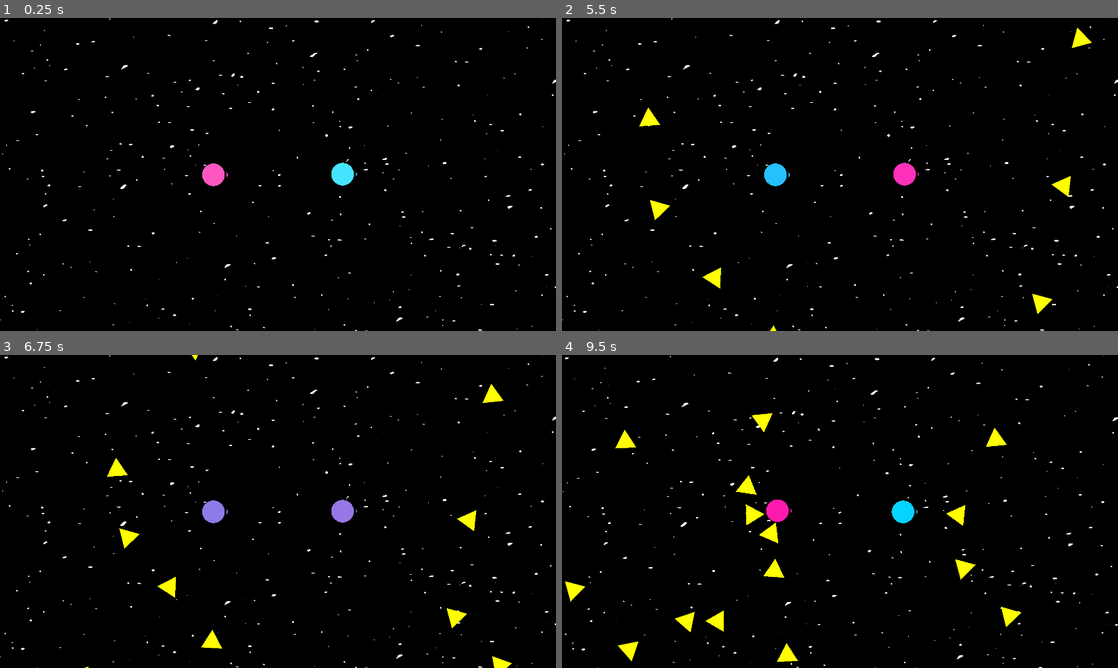
Above: before the commit, frames 1-4 (two rows, left to right).
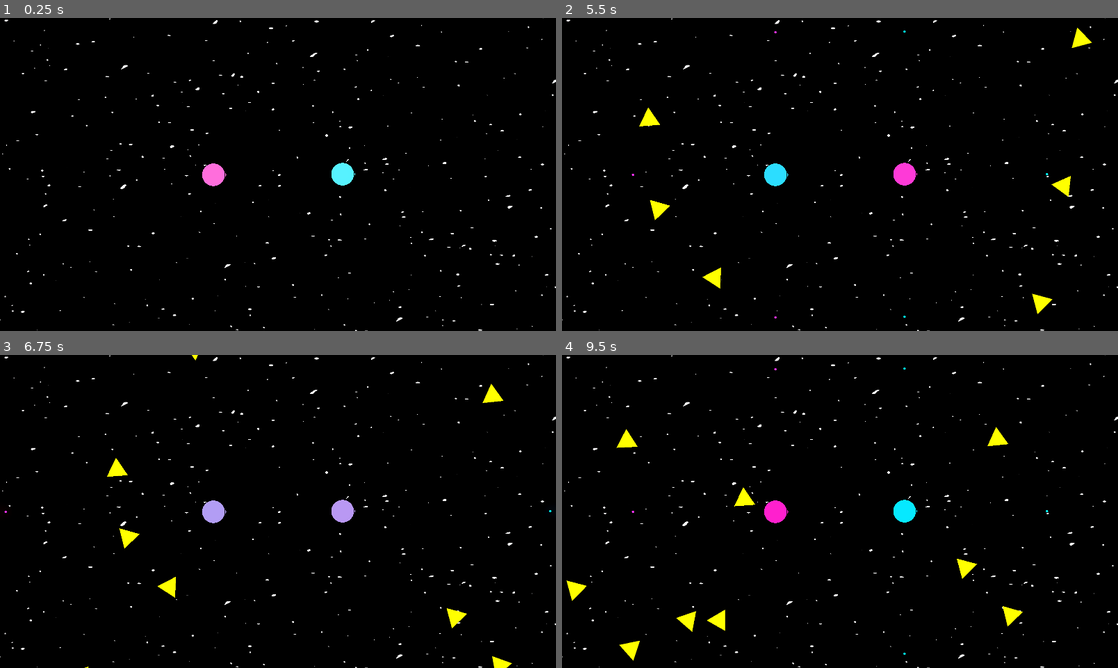
Above: after the commit, the same moments.

Repository: Kiryume/now-there-are-two
Game: Godot game, scene res://main.tscn
Two runs of this game, one before a commit and one after it. Both use one fixed random seed, a clock stepped at 60 frames per second and the inputs below.
Inputs:
- Up to frame 1 (0.25 s): no input
- Up to frame 2 (5.5 s): tap Space (swap_sides) every 0.75 s from 0.6 to 5.1 s
- Up to frame 3 (6.75 s): tap Space (swap_sides) at 5.85, 6.6 s
- Up to frame 4 (9.5 s): tap Space (swap_sides) at 7.35, 8.1, 8.85 s

The runs differ from the first frame. In frame 1, 0.2% of the frame differs, in the area x 36-65%, y 46-54%; in frame 2, 0.5%; in frame 3, 0.7%; in frame 4, 2.6%, in the area x 0-100%, y 0-100%.

Commit message:
more small update

Diff:
--- a/Camera.gd
+++ b/Camera.gd
@@ -1,4 +1,5 @@
 extends Camera2D
+class_name MainCamera
 
 @export var move_speed := 30
 
@@ -10,24 +11,17 @@
 		return Rect2()
 
 	var viewport_size := viewport.get_visible_rect().size
-	var camera_position := position
-	var camera_zoom := zoom
 
-	var world_width := viewport_size.x / camera_zoom.x
-	var world_height := viewport_size.y / camera_zoom.y
+	var world_width := viewport_size.x / zoom.x
+	var world_height := viewport_size.y / zoom.y
 
 	var half_size := Vector2(world_width, world_height) / 2.0
-	var top_left := camera_position - half_size
+	var top_left := position - half_size
 
 	return Rect2(top_left, Vector2(world_width, world_height))
 
 func _physics_process(delta):
-	var targets: Array[Player] = PlayerList.players
-	if not targets: return
-	var p := Vector2.ZERO
-	for target in targets:
-		p += target.position
-	p /= targets.size()
+	var p = PlayerList.get_center()
 	position = lerp(position, p, move_speed * delta)
 	var rect := get_camera_visible_rect()
 	bgoffset.material.set("shader_parameter/offset", Vector2(position.x / rect.size.x, position.y / rect.size.y))
--- /dev/null
+++ b/Enemies/Drop.tscn
@@ -0,0 +1,20 @@
+[gd_scene load_steps=3 format=3 uid="uid://cy87qqdjbr2gb"]
+
+[ext_resource type="Script" uid="uid://bol7ft76giu15" path="res://Enemies/drop.gd" id="1_go61h"]
+
+[sub_resource type="CircleShape2D" id="CircleShape2D_go61h"]
+
+[node name="Drop" type="Area2D"]
+script = ExtResource("1_go61h")
+
+[node name="CollisionShape2D" type="CollisionShape2D" parent="."]
+shape = SubResource("CircleShape2D_go61h")
+
+[node name="Rect" type="ColorRect" parent="."]
+custom_minimum_size = Vector2(5, 5)
+offset_left = -2.5
+offset_top = -2.5
+offset_right = 2.5
+offset_bottom = 2.5
+pivot_offset = Vector2(2.5, 2.5)
+color = Color(0.03529412, 1, 1, 1)
--- a/Enemies/Enemy.tscn
+++ b/Enemies/Enemy.tscn
@@ -1,24 +1,11 @@
-[gd_scene load_steps=5 format=3 uid="uid://w2su3uda5cm"]
+[gd_scene load_steps=2 format=3 uid="uid://w2su3uda5cm"]
 
 [ext_resource type="Script" uid="uid://tggc1rhveool" path="res://Enemies/enemy.gd" id="1_4isyn"]
-[ext_resource type="Shader" uid="uid://ch80vchss2qbs" path="res://Enemies/Enemy.gdshader" id="1_bkvnc"]
-
-[sub_resource type="CircleShape2D" id="CircleShape2D_bkvnc"]
-radius = 48.010414
-
-[sub_resource type="ShaderMaterial" id="ShaderMaterial_wdetw"]
-shader = ExtResource("1_bkvnc")
-shader_parameter/n = 3
 
 [node name="Enemy" type="CharacterBody2D"]
+collision_layer = 8
+collision_mask = 9
+motion_mode = 1
+platform_on_leave = 2
+platform_floor_layers = 4294967040
 script = ExtResource("1_4isyn")
-
-[node name="CollisionShape2D" type="CollisionShape2D" parent="."]
-shape = SubResource("CircleShape2D_bkvnc")
-
-[node name="ColorRect" type="ColorRect" parent="."]
-material = SubResource("ShaderMaterial_wdetw")
-offset_left = -44.0
-offset_top = -38.0
-offset_right = 45.0
-offset_bottom = 51.0
--- /dev/null
+++ b/Enemies/TriangleFollowEnemy.tscn
@@ -0,0 +1,25 @@
+[gd_scene load_steps=5 format=3 uid="uid://b3uxkitmmli6k"]
+
+[ext_resource type="Script" path="res://Enemies/triangle_follow_enemy.gd" id="1_2jdvk"]
+[ext_resource type="Shader" uid="uid://ch80vchss2qbs" path="res://Enemies/Triangle.gdshader" id="2_ipfib"]
+
+[sub_resource type="CircleShape2D" id="CircleShape2D_k0ubx"]
+radius = 48.010414
+
+[sub_resource type="ShaderMaterial" id="ShaderMaterial_4dhks"]
+shader = ExtResource("2_ipfib")
+shader_parameter/n = 3
+
+[node name="TriangleFollowEnemy" type="CharacterBody2D"]
+script = ExtResource("1_2jdvk")
+metadata/_custom_type_script = "uid://tggc1rhveool"
+
+[node name="CollisionShape2D" type="CollisionShape2D" parent="."]
+shape = SubResource("CircleShape2D_k0ubx")
+
+[node name="ColorRect" type="ColorRect" parent="."]
+material = SubResource("ShaderMaterial_4dhks")
+offset_left = -44.0
+offset_top = -38.0
+offset_right = 45.0
+offset_bottom = 51.0
--- /dev/null
+++ b/Enemies/drop.gd
@@ -0,0 +1,4 @@
+extends Area2D
+class_name Drop
+
+@export var xp_value = 1.
--- a/Enemies/enemy.gd
+++ b/Enemies/enemy.gd
@@ -1,11 +1,10 @@
 class_name Enemy
 extends CharacterBody2D
 
-const SPEED = 90.0
-const ROTATION_SPEED = 5.0
-
 var players: Array[Player]
-var health = 10.
+@export var health = 10.
+@export var speed = 90.
+@export var rotation_speed = 5.
 
 func get_player_collision_dmg() -> float:
 	return 5.
@@ -23,25 +22,26 @@
 	var dmg = projectile.get_base_dmg()
 	take_dmg(dmg)
 
+func get_closest_player() -> Player:
+	var player1: Player = players[0]
+	var player2: Player = players[1]
+
+	if player1.position.distance_squared_to(position) < player2.position.distance_squared_to(position):
+		return player1
+	else:
+		return player2
 
 func _ready():
 	players = PlayerList.players
 	$ColorRect.color = Color.YELLOW*1.15
 
-func _physics_process(delta: float) -> void:
-	var player1: Player = players[0]
-	var player2: Player = players[1]
-	var closest_player: Player
-
-	if player1.position.distance_squared_to(position) < player2.position.distance_squared_to(position):
-		closest_player = player1
-	else:
-		closest_player = player2
+func move_to_nearest_player(delta: float):
+	var closest_player := get_closest_player()
 	var direction = closest_player.position - position
 	if direction.length_squared() > 0.1:
 		var target_angle = direction.angle() - 0.5
-		rotation = lerp_angle(rotation, target_angle, delta * ROTATION_SPEED)
-		velocity = direction.normalized() * SPEED
+		rotation = lerp_angle(rotation, target_angle, delta * rotation_speed)
+		velocity = direction.normalized() * speed
 	else:
 		velocity = Vector2.ZERO
 
--- /dev/null
+++ b/Enemies/triangle_follow_enemy.gd
@@ -0,0 +1,4 @@
+extends Enemy
+
+func _physics_process(delta: float) -> void:
+	move_to_nearest_player(delta)
--- /dev/null
+++ b/PlayerManager/Player/Nozzle.tscn
@@ -0,0 +1,8 @@
+[gd_scene load_steps=3 format=3 uid="uid://d3n2dort2m4og"]
+
+[ext_resource type="Script" uid="uid://dsuofxhn2pgmh" path="res://PlayerManager/Player/nozzle.gd" id="1_m6co7"]
+[ext_resource type="PackedScene" uid="uid://dpri4v6m1iycv" path="res://PlayerManager/Upgrades/BaseProjectile/BaseProjectile.tscn" id="2_06ms2"]
+
+[node name="Nozzle" type="Marker2D"]
+script = ExtResource("1_m6co7")
+bullet_scene = ExtResource("2_06ms2")
--- a/PlayerManager/Player/Player.gd
+++ b/PlayerManager/Player/Player.gd
@@ -1,8 +1,7 @@
 extends CharacterBody2D
 class_name Player
 
-@export
-var speed := 500.
+const speed := 250.
 
 @export
 var player_select := "left"
@@ -14,7 +13,7 @@
 var text : ColorRect = $Texture
 
 @onready
-var muzzle_text : ColorRect = $Bullets2/MuzzleTexture
+var muzzle_text : ColorRect = $WeaponController/MainNozzle/MuzzleTexture
 
 var target_color: Color
 
@@ -25,6 +24,7 @@
 
 func on_projectile_collision(projectile: BaseProjectile):
 	pass
+
 
 func _process(delta: float) -> void:
 	if player_select == "left":
@@ -40,7 +40,7 @@
 	var p1x := Input.get_axis(prefix + "_move_left", prefix + "_move_right")
 	var p1y := Input.get_axis(prefix + "_move_up", prefix + "_move_down")
 
-	var input_direction = Vector2(p1x, p1y).normalized()
+	var input_direction = Vector2(p1x, p1y).min(Vector2(p1x, p1y).normalized())
 
 	velocity = input_direction * speed
 	if input_direction != Vector2.ZERO:
@@ -56,3 +56,9 @@
 		var collider = collision.get_collider()
 		if collider is Enemy:
 			take_collision_dmg(collider)
+
+
+func _on_pickup_area_area_entered(area: Area2D) -> void:
+	if area is Drop:
+		#total_xp += area.xp_value
+		pass
--- a/PlayerManager/Player/Player.tscn
+++ b/PlayerManager/Player/Player.tscn
@@ -1,10 +1,10 @@
-[gd_scene load_steps=9 format=3 uid="uid://di3akrsmx4at3"]
+[gd_scene load_steps=10 format=3 uid="uid://di3akrsmx4at3"]
 
 [ext_resource type="Script" uid="uid://ccywdka0lmym" path="res://PlayerManager/Player/Player.gd" id="1_xhfnw"]
 [ext_resource type="Shader" uid="uid://c34nayxbaxuld" path="res://PlayerManager/Player/Player.gdshader" id="2_kpjcp"]
-[ext_resource type="PackedScene" uid="uid://dpri4v6m1iycv" path="res://PlayerManager/Upgrades/BaseProjectileUpgrade/BaseProjectile.tscn" id="2_tok1r"]
-[ext_resource type="Script" uid="uid://dsuofxhn2pgmh" path="res://PlayerManager/Player/bullets.gd" id="4_ddoul"]
-[ext_resource type="Shader" uid="uid://ch80vchss2qbs" path="res://Enemies/Enemy.gdshader" id="5_8g4oa"]
+[ext_resource type="PackedScene" uid="uid://d3n2dort2m4og" path="res://PlayerManager/Player/Nozzle.tscn" id="3_euva8"]
+[ext_resource type="Script" uid="uid://417jbgcjydji" path="res://PlayerManager/Player/weapon_controller.gd" id="3_ucskw"]
+[ext_resource type="Shader" uid="uid://ch80vchss2qbs" path="res://Enemies/Triangle.gdshader" id="4_euva8"]
 
 [sub_resource type="CircleShape2D" id="CircleShape2D_0rwas"]
 radius = 38.63936
@@ -14,15 +14,19 @@
 shader_parameter/radius = 0.5
 shader_parameter/softness = 0.001
 
-[sub_resource type="ShaderMaterial" id="ShaderMaterial_6ysni"]
-shader = ExtResource("5_8g4oa")
+[sub_resource type="ShaderMaterial" id="ShaderMaterial_ucskw"]
+shader = ExtResource("4_euva8")
 shader_parameter/n = 3
+
+[sub_resource type="CircleShape2D" id="CircleShape2D_ucskw"]
+radius = 66.61
 
 [node name="Player" type="CharacterBody2D"]
 collision_layer = 2
 script = ExtResource("1_xhfnw")
 
 [node name="CollisionShape2D" type="CollisionShape2D" parent="."]
+visible = false
 shape = SubResource("CircleShape2D_0rwas")
 
 [node name="Texture" type="ColorRect" parent="."]
@@ -32,15 +36,30 @@
 offset_right = 39.0
 offset_bottom = 39.0
 
-[node name="Bullets2" type="Marker2D" parent="."]
-position = Vector2(48, 0)
-script = ExtResource("4_ddoul")
-bullet_scene = ExtResource("2_tok1r")
+[node name="WeaponController" type="Node2D" parent="."]
+script = ExtResource("3_ucskw")
 
-[node name="MuzzleTexture" type="ColorRect" parent="Bullets2"]
-material = SubResource("ShaderMaterial_6ysni")
+[node name="ShootTimer" type="Timer" parent="WeaponController"]
+autostart = true
+
+[node name="MainNozzle" parent="WeaponController" instance=ExtResource("3_euva8")]
+position = Vector2(42, 0)
+
+[node name="MuzzleTexture" type="ColorRect" parent="WeaponController/MainNozzle"]
+material = SubResource("ShaderMaterial_ucskw")
 offset_left = 3.0
 offset_top = -10.0
 offset_right = 22.93898
 offset_bottom = -3.409603
 rotation = 1.5707964
+metadata/_edit_use_anchors_ = true
+
+[node name="PickupArea" type="Area2D" parent="."]
+
+[node name="CollisionShape2D" type="CollisionShape2D" parent="PickupArea"]
+shape = SubResource("CircleShape2D_ucskw")
+
+[node name="AudioStreamPlayer2D" type="AudioStreamPlayer2D" parent="."]
+
+[connection signal="timeout" from="WeaponController/ShootTimer" to="WeaponController" method="_on_shoot_timer_timeout"]
+[connection signal="area_entered" from="PickupArea" to="." method="_on_pickup_area_area_entered"]
--- a/PlayerManager/Player/bullets.gd
+++ /dev/null
@@ -1,12 +0,0 @@
-extends Marker2D
-
-@export
-var bullet_scene: PackedScene
-
-func _on_shoot_timer_timeout() -> void:
-	var child: BaseProjectile = bullet_scene.instantiate() as BaseProjectile
-	child.shooter = owner
-	var root = get_tree().root.get_child(0)
-	root.add_child(child)
-	child.transform = global_transform
-	child.text.color = (owner as Player).target_color * 2
--- /dev/null
+++ b/PlayerManager/Player/nozzle.gd
@@ -0,0 +1,18 @@
+extends Marker2D
+class_name Nozzle
+
+@export
+var bullet_scene: PackedScene
+@onready
+var parent = get_parent()
+
+func _ready():
+	(parent as WeaponController).on_shoot.connect(shoot)
+
+func shoot() -> void:
+	var child: BaseProjectile = bullet_scene.instantiate() as BaseProjectile
+	child.shooter = parent.owner
+	var root = get_tree().root.get_child(0)
+	root.add_child(child)
+	child.transform = global_transform
+	child.text.color = (parent.owner as Player).target_color * 2
--- /dev/null
+++ b/PlayerManager/Player/weapon_controller.gd
@@ -0,0 +1,38 @@
+extends Node2D
+class_name WeaponController
+
+signal on_shoot
+signal on_stats_changed
+
+var stats = {
+	"fire_rate": 1.0,
+	"damage": 10,
+	"move_speed": 300.0
+}
+
+@onready
+var shoot_timer: Timer = $ShootTimer
+
+func _ready() -> void:
+	update_stats()
+	on_stats_changed.connect(update_stats) # Re-connect for future upgrades
+	apply_upgrade(UpgradeDB.all_upgrades[0])
+
+func apply_upgrade(upgrade: Upgrade):
+	# Step 1: Apply all stat modifiers
+	for stat_name in upgrade.stat_modifiers:
+		if stats.has(stat_name):
+			var modifier = upgrade.stat_modifiers[stat_name]
+			# You can decide to add, multiply, etc.
+			stats[stat_name] = stats[stat_name] * modifier # Example: multiplier
+	on_stats_changed.emit()
+
+	if upgrade.behavior_scene:
+		var new_behavior = upgrade.behavior_scene.instantiate()
+		add_child(new_behavior)
+
+func update_stats():
+	shoot_timer.wait_time = 1.0 / stats["fire_rate"]
+
+func _on_shoot_timer_timeout() -> void:
+	on_shoot.emit()
--- a/PlayerManager/PlayerManager.tscn
+++ b/PlayerManager/PlayerManager.tscn
@@ -8,11 +8,17 @@
 
 [node name="UpgradeManager" type="Node2D" parent="."]
 
-[node name="Player" parent="UpgradeManager" instance=ExtResource("2_051cp")]
+[node name="Player" parent="." instance=ExtResource("2_051cp")]
 position = Vector2(-246, 2)
 collision_mask = 5
+motion_mode = 1
+platform_on_leave = 2
+platform_floor_layers = 4294967040
 
-[node name="Player2" parent="UpgradeManager" instance=ExtResource("2_051cp")]
+[node name="Player2" parent="." instance=ExtResource("2_051cp")]
 position = Vector2(200, 0)
 collision_mask = 5
+motion_mode = 1
+platform_on_leave = 2
+platform_floor_layers = 4294967040
 player_select = "right"
--- a/PlayerManager/Upgrades/BaseProjectileUpgrade/BaseProjectile.tscn
+++ b/PlayerManager/Upgrades/BaseProjectile/BaseProjectile.tscn
@@ -1,6 +1,6 @@
 [gd_scene load_steps=5 format=3 uid="uid://dpri4v6m1iycv"]
 
-[ext_resource type="Script" uid="uid://704p03fguim" path="res://PlayerManager/Upgrades/BaseProjectileUpgrade/base_projectile.gd" id="1_2cbm4"]
+[ext_resource type="Script" uid="uid://704p03fguim" path="res://PlayerManager/Upgrades/BaseProjectile/base_projectile.gd" id="1_2cbm4"]
 [ext_resource type="Shader" uid="uid://c34nayxbaxuld" path="res://PlayerManager/Player/Player.gdshader" id="1_gifoo"]
 
 [sub_resource type="CircleShape2D" id="CircleShape2D_7bywb"]
--- a/PlayerManager/Upgrades/BaseProjectileUpgrade/BaseProjectileUpgrade.tscn
+++ /dev/null
@@ -1,7 +0,0 @@
-[gd_scene load_steps=2 format=3 uid="uid://4nwtapslifap"]
-
-[ext_resource type="Script" uid="uid://deke8fpdxddy0" path="res://PlayerManager/Upgrades/BaseProjectileUpgrade/base_projectile_upgrade.gd" id="1_73220"]
-
-[node name="BaseProjectileUpgrade" type="Node2D"]
-script = ExtResource("1_73220")
-metadata/_custom_type_script = "uid://d2o1obcwg6844"
--- a/PlayerManager/Upgrades/BaseProjectileUpgrade/base_projectile_upgrade.gd
+++ /dev/null
@@ -1,19 +0,0 @@
-extends Upgrade
-
-var target_node: Player
-
-# Called when the node enters the scene tree for the first time.
-func _ready() -> void:
-	pass # Replace with function body.
-
-
-# Called every frame. 'delta' is the elapsed time since the previous frame.
-func _process(delta: float) -> void:
-	pass
-
-func _init() -> void:
-	upgrade_name = "Base Projectile"
-	target = Target.Player
-
-func on_attach(node: Player):
-	target_node = node
--- /dev/null
+++ b/PlayerManager/Upgrades/Corona/Corona.tscn
@@ -0,0 +1,6 @@
+[gd_scene load_steps=2 format=3 uid="uid://dwhtqtnkpih30"]
+
+[ext_resource type="Script" uid="uid://da6phtu6o3y1d" path="res://PlayerManager/Upgrades/Corona/corona.gd" id="1_g03ow"]
+
+[node name="Corona" type="Node2D"]
+script = ExtResource("1_g03ow")
--- /dev/null
+++ b/PlayerManager/Upgrades/Corona/CoronaUpgrade.tres
@@ -0,0 +1,11 @@
+[gd_resource type="Resource" script_class="Upgrade" load_steps=3 format=3 uid="uid://b2k1mw0gfng1s"]
+
+[ext_resource type="Script" uid="uid://mcbk21oybpo4" path="res://PlayerManager/Upgrades/Upgrade.gd" id="1_1awvs"]
+[ext_resource type="PackedScene" uid="uid://dwhtqtnkpih30" path="res://PlayerManager/Upgrades/Corona/Corona.tscn" id="1_4sttk"]
+
+[resource]
+script = ExtResource("1_1awvs")
+upgrade_name = "Corona"
+description = "Shoots bullets around you"
+behavior_scene = ExtResource("1_4sttk")
+metadata/_custom_type_script = "uid://mcbk21oybpo4"
--- /dev/null
+++ b/PlayerManager/Upgrades/Corona/corona.gd
@@ -0,0 +1,25 @@
+extends Node2D
+
+@onready
+var parent : WeaponController = get_parent()
+
+var nozzle : PackedScene = preload("res://PlayerManager/Player/Nozzle.tscn")
+
+func _ready() -> void:
+	# Nozzle 1
+	var nozzle1 = nozzle.instantiate()
+	nozzle1.position = Vector2(0, 42)
+	nozzle1.rotation_degrees = 90
+	parent.add_child(nozzle1)
+
+	# Nozzle 2
+	var nozzle2 = nozzle.instantiate()
+	nozzle2.position = Vector2(-42, 0)
+	nozzle2.rotation_degrees = 180
+	parent.add_child(nozzle2)
+
+	# Nozzle 3
+	var nozzle3 = nozzle.instantiate()
+	nozzle3.position = Vector2(0, -42)
+	nozzle3.rotation_degrees = 270
+	parent.add_child(nozzle3)
--- /dev/null
+++ b/PlayerManager/Upgrades/Upgrade.gd
@@ -0,0 +1,19 @@
+# Upgrade.gd
+extends Resource
+class_name Upgrade
+
+# --- Basic Info ---
+@export var upgrade_name: String = "Upgrade"
+@export_multiline var description: String = "Does cool stuff."
+@export var icon: Texture
+
+
+@export var stat_modifiers: Dictionary = {
+	"fire_rate": 1.0,
+	"damage": 1.0,
+	"move_speed": 1.0
+}
+
+# --- Part 2: Behavior "Plug-in" ---
+# For "4 nozzles" or "laser on collide"
+@export var behavior_scene: PackedScene
--- /dev/null
+++ b/PlayerManager/Upgrades/UpgradeDB.gd
@@ -0,0 +1,15 @@
+extends Node
+
+@export var all_upgrades: Array[Upgrade]
+
+# This function will be called by your UI
+func get_three_random_upgrades() -> Array[Upgrade]:
+	var choices: Array[Upgrade] = []
+	var shuffled_upgrades = all_upgrades.duplicate()
+	shuffled_upgrades.shuffle()
+
+	# Get 3 unique upgrades
+	for i in range(min(3, shuffled_upgrades.size())):
+		choices.append(shuffled_upgrades[i])
+
+	return choices
--- /dev/null
+++ b/PlayerManager/Upgrades/UpgradeDB.tscn
@@ -0,0 +1,9 @@
+[gd_scene load_steps=4 format=3 uid="uid://cah1yeg7d8kfg"]
+
+[ext_resource type="Script" uid="uid://kxihjim4wkpo" path="res://PlayerManager/Upgrades/UpgradeDB.gd" id="1_7yd15"]
+[ext_resource type="Script" uid="uid://mcbk21oybpo4" path="res://PlayerManager/Upgrades/Upgrade.gd" id="2_7axn6"]
+[ext_resource type="Resource" uid="uid://b2k1mw0gfng1s" path="res://PlayerManager/Upgrades/Corona/CoronaUpgrade.tres" id="3_5sh73"]
+
+[node name="UpgradeDB" type="Node2D"]
+script = ExtResource("1_7yd15")
+all_upgrades = Array[ExtResource("2_7axn6")]([ExtResource("3_5sh73")])
--- a/PlayerManager/Upgrades/base_upgrade.gd
+++ /dev/null
@@ -1,18 +0,0 @@
-extends Node2D
-class_name Upgrade
-enum Target {
-	Player,
-	Manager
-}
-
-
-var upgrade_name := "Upgrade"
-var target := Target.Player
-var target_node
-
-func _ready() -> void:
-	pass
-
-
-func _process(delta: float) -> void:
-	pass
--- a/background.gdshader
+++ b/background.gdshader
@@ -64,11 +64,8 @@
     vec3 ox = floor(x + 0.5);
     vec3 a0 = x - ox;
 
-    // Normalise gradients implicitly by scaling m
-    // Approximation of: m *= inversesqrt( a0*a0 + h*h );
     m *= 1.79284291400159 - 0.85373472095314 * ( a0*a0 + h*h );
 
-    // Compute final noise value at P
     vec3 g;
     g.x  = a0.x  * x0.x  + h.x  * x0.y;
     g.yz = a0.yz * x12.xz + h.yz * x12.yw;
--- a/main.tscn
+++ b/main.tscn
@@ -1,8 +1,8 @@
-[gd_scene load_steps=14 format=3 uid="uid://cn1sduxcwk4b3"]
+[gd_scene load_steps=16 format=3 uid="uid://cn1sduxcwk4b3"]
 
 [ext_resource type="Script" uid="uid://dywkyivbyklps" path="res://Camera.gd" id="2_0xm2m"]
-[ext_resource type="PackedScene" uid="uid://w2su3uda5cm" path="res://Enemies/Enemy.tscn" id="2_1bvp3"]
 [ext_resource type="Script" uid="uid://b3fekgk56n6ln" path="res://World/animatablebody2dfollowparent.gd" id="2_272bh"]
+[ext_resource type="PackedScene" uid="uid://b3uxkitmmli6k" path="res://Enemies/TriangleFollowEnemy.tscn" id="4_272bh"]
 [ext_resource type="Script" uid="uid://c3d4xvna50ase" path="res://enemies.gd" id="5_lquwl"]
 [ext_resource type="PackedScene" uid="uid://bovwsulx5xm38" path="res://PlayerManager/PlayerManager.tscn" id="6_7mycd"]
 [ext_resource type="Theme" uid="uid://btiws37slvnn7" path="res://main_theme.tres" id="7_272bh"]
@@ -21,8 +21,10 @@
 
 [sub_resource type="Environment" id="Environment_7mycd"]
 background_mode = 3
+tonemap_mode = 2
 glow_enabled = true
 glow_blend_mode = 0
+adjustment_enabled = true
 
 [sub_resource type="ShaderMaterial" id="ShaderMaterial_kek77"]
 shader = ExtResource("8_5vw27")
@@ -30,6 +32,16 @@
 shader_parameter/scale = 28.8550013468625
 shader_parameter/star_threshold = 0.935
 shader_parameter/star_brightness = 1.0
+
+[sub_resource type="Gradient" id="Gradient_272bh"]
+interpolation_color_space = 2
+offsets = PackedFloat32Array(0, 0.1, 0.9, 1)
+colors = PackedColorArray(1, 0.07450981, 0.5764706, 1, 0, 0, 0, 1, 0, 0, 0, 1, 0, 0.7490196, 1, 1)
+
+[sub_resource type="GradientTexture1D" id="GradientTexture1D_5vw27"]
+gradient = SubResource("Gradient_272bh")
+width = 512
+use_hdr = true
 
 [node name="Main" type="Node2D"]
 
@@ -76,13 +88,16 @@
 position = Vector2(5, -4.5)
 shape = SubResource("WorldBoundaryShape2D_272bh")
 
+[node name="AudioListener2D" type="AudioListener2D" parent="Camera2D"]
+current = true
+
 [node name="EnemySpawnTimer" type="Timer" parent="."]
 wait_time = 0.5
 autostart = true
 
 [node name="Enemies" type="Node2D" parent="."]
 script = ExtResource("5_lquwl")
-enemyscene = ExtResource("2_1bvp3")
+enemyscene = ExtResource("4_272bh")
 
 [node name="WorldEnvironment" type="WorldEnvironment" parent="."]
 environment = SubResource("Environment_7mycd")
@@ -110,6 +125,17 @@
 grow_horizontal = 2
 grow_vertical = 2
 
+[node name="PlayerGradient" type="TextureRect" parent="Background"]
+modulate = Color(0.93333334, 0.93333334, 0.93333334, 0.02745098)
+anchors_preset = 15
+anchor_right = 1.0
+anchor_bottom = 1.0
+grow_horizontal = 2
+grow_vertical = 2
+texture = SubResource("GradientTexture1D_5vw27")
+
 [node name="PlayerManager" parent="." instance=ExtResource("6_7mycd")]
 
+[node name="AnimationPlayer" type="AnimationPlayer" parent="."]
+
 [connection signal="timeout" from="EnemySpawnTimer" to="Enemies" method="_on_enemy_spawn_timer_timeout"]
--- a/player_manager.gd
+++ b/player_manager.gd
@@ -1,10 +1,10 @@
 extends Node2D
-
+class_name PlayerManager
 
 @onready
-var player1: Player = $UpgradeManager/Player
+var player1: Player = $Player
 @onready
-var player2: Player = $UpgradeManager/Player2
+var player2: Player = $Player2
 
 func _ready():
 	PlayerList.set_players([player1, player2])
--- a/project.godot
+++ b/project.godot
@@ -18,6 +18,7 @@
 [autoload]
 
 PlayerList="*res://PlayerManager/PlayerList.gd"
+UpgradeDB="*res://PlayerManager/Upgrades/UpgradeDB.tscn"
 
 [display]
 
@@ -87,6 +88,7 @@
 2d_physics/layer_1="World"
 2d_physics/layer_2="Players"
 2d_physics/layer_3="Player world boundary"
+2d_physics/layer_4="Enemiess"
 
 [rendering]
 
Renamed: Enemies/Enemy.gdshader -> Enemies/Triangle.gdshader
Renamed: Enemies/Enemy.gdshader.uid -> Enemies/Triangle.gdshader.uid
Not shown, added: Enemies/drop.gd.uid
Not shown, added: Enemies/triangle_follow_enemy.gd.uid
Renamed: PlayerManager/Player/bullets.gd.uid -> PlayerManager/Player/nozzle.gd.uid
Not shown, added: PlayerManager/Player/weapon_controller.gd.uid
Renamed: PlayerManager/Upgrades/BaseProjectileUpgrade/base_projectile.gd -> PlayerManager/Upgrades/BaseProjectile/base_projectile.gd
Renamed: PlayerManager/Upgrades/BaseProjectileUpgrade/base_projectile.gd.uid -> PlayerManager/Upgrades/BaseProjectile/base_projectile.gd.uid
Not shown, removed: PlayerManager/Upgrades/BaseProjectileUpgrade/base_projectile_upgrade.gd.uid
Not shown, added: PlayerManager/Upgrades/Corona/corona.gd.uid
Not shown, added: PlayerManager/Upgrades/Upgrade.gd.uid
Not shown, added: PlayerManager/Upgrades/UpgradeDB.gd.uid
(and 11 more such lines)
